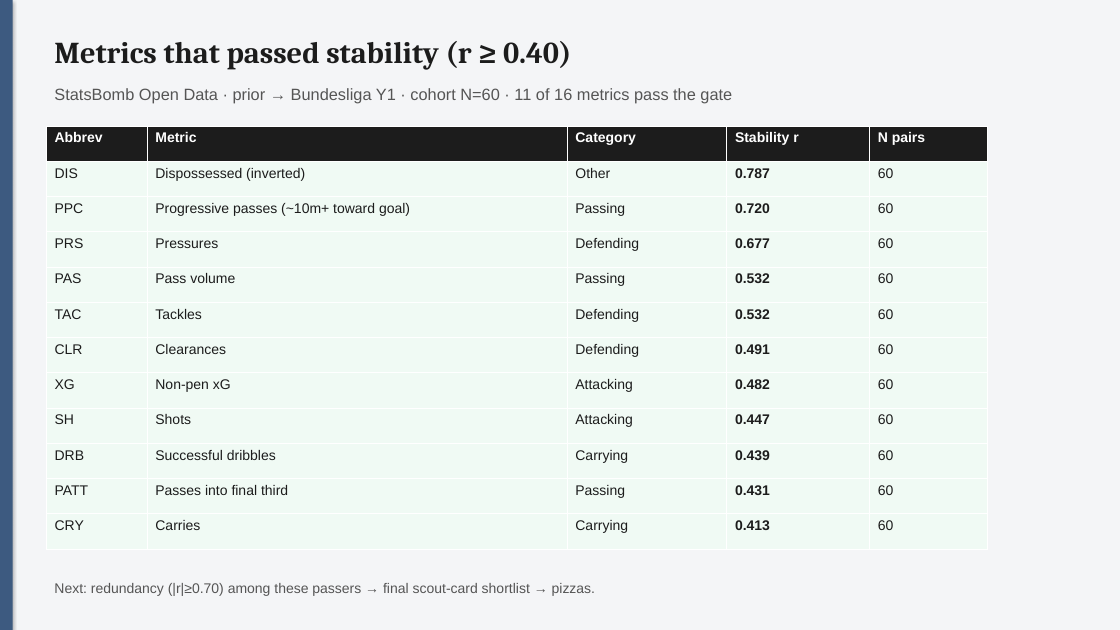
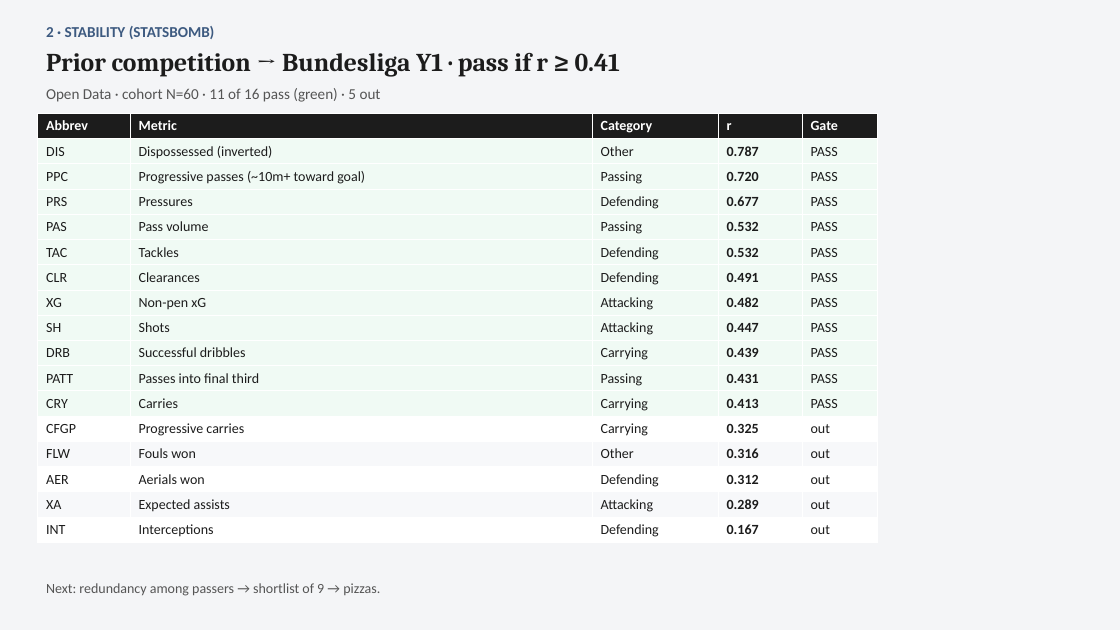
Before and after one commit to colbymorris08/bundesliga-transfer-traits, a slide deck: slide 5 of bundesliga_transfer_traits.pptx (slide 4 before the commit). Drawn at 1120x630 pixels with LibreOffice and Linux fonts; fonts in the diff are those of the drawing. Boxes give left, top, right and bottom in pixels: in the first picture for what was removed or moved away, otherwise in the second. Text is boxed around its words. In the diff, an @@ line names an element or a change of style, - is before the commit and + after.

```diff
--- a/bundesliga_transfer_traits.pptx
+++ b/bundesliga_transfer_traits.pptx
@@ rectangle removed at [0, 0, 13, 630] @@
@@ text added at [46, 26, 215, 39], 13 pt, text #3D5A80, bold @@
+2 · STABILITY (STATSBOMB)
@@ text at [46, 53, 620, 77]: text changed; size 26 to 22 pt @@
-Metrics that passed stability (r ≥ 0.40)
+Prior competition → Bundesliga Y1 · pass if r ≥ 0.41
@@ text at [46, 88, 381, 102]: text changed; size 14 to 13 pt; font Arial to Calibri @@
-StatsBomb Open Data · prior → Bundesliga Y1 · cohort N=60 · 11 of 16 metrics pass the gate
+Open Data · cohort N=60 · 11 of 16 pass (green) · 5 out
@@ table at [38, 113, 878, 542] @@
-row 1: Abbrev | Metric | Category | Stability r | N pairs
-row 2: DIS | Dispossessed (inverted) | Other | 0.787 | 60
-row 3: PPC | Progressive passes (~10m+ toward goal) | Passing | 0.720 | 60
-row 4: PRS | Pressures | Defending | 0.677 | 60
-row 5: PAS | Pass volume | Passing | 0.532 | 60
-row 6: TAC | Tackles | Defending | 0.532 | 60
-row 7: CLR | Clearances | Defending | 0.491 | 60
-row 8: XG | Non-pen xG | Attacking | 0.482 | 60
-row 9: SH | Shots | Attacking | 0.447 | 60
-row 10: DRB | Successful dribbles | Carrying | 0.439 | 60
-row 11: PATT | Passes into final third | Passing | 0.431 | 60
-row 12: CRY | Carries | Carrying | 0.413 | 60
+row 1: Abbrev | Metric | Category | r | Gate
+row 2: DIS | Dispossessed (inverted) | Other | 0.787 | PASS
+row 3: PPC | Progressive passes (~10m+ toward goal) | Passing | 0.720 | PASS
+row 4: PRS | Pressures | Defending | 0.677 | PASS
+row 5: PAS | Pass volume | Passing | 0.532 | PASS
+row 6: TAC | Tackles | Defending | 0.532 | PASS
+row 7: CLR | Clearances | Defending | 0.491 | PASS
+row 8: XG | Non-pen xG | Attacking | 0.482 | PASS
+row 9: SH | Shots | Attacking | 0.447 | PASS
+row 10: DRB | Successful dribbles | Carrying | 0.439 | PASS
+row 11: PATT | Passes into final third | Passing | 0.431 | PASS
+row 12: CRY | Carries | Carrying | 0.413 | PASS
+row 13: CFGP | Progressive carries | Carrying | 0.325 | out
+row 14: FLW | Fouls won | Other | 0.316 | out
+row 15: AER | Aerials won | Defending | 0.312 | out
+row 16: XA | Expected assists | Attacking | 0.289 | out
+row 17: INT | Interceptions | Defending | 0.167 | out
@@ table: place and size @@
-table at [46, 126, 987, 549]
+table at [38, 113, 878, 542]
@@ text at [46, 583, 380, 596]: text changed; font Arial to Calibri @@
-Next: redundancy (|r|≥0.70) among these passers → final scout-card shortlist → pizzas.
+Next: redundancy among passers → shortlist of 9 → pizzas.
```
Also in this commit, not shown: 2 other slides changed, 15 slides added, 6 slides removed, 32 other files.
